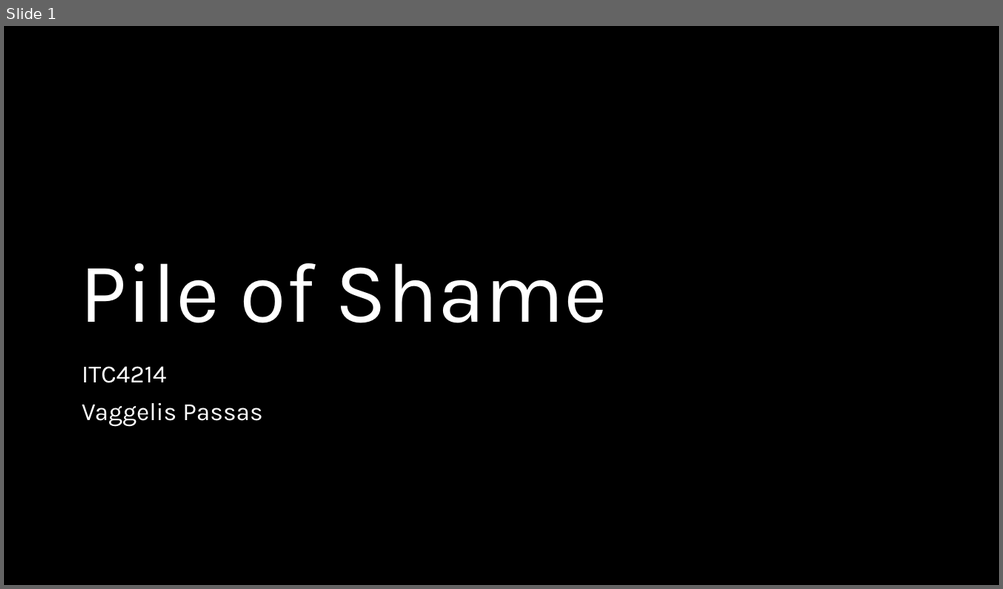
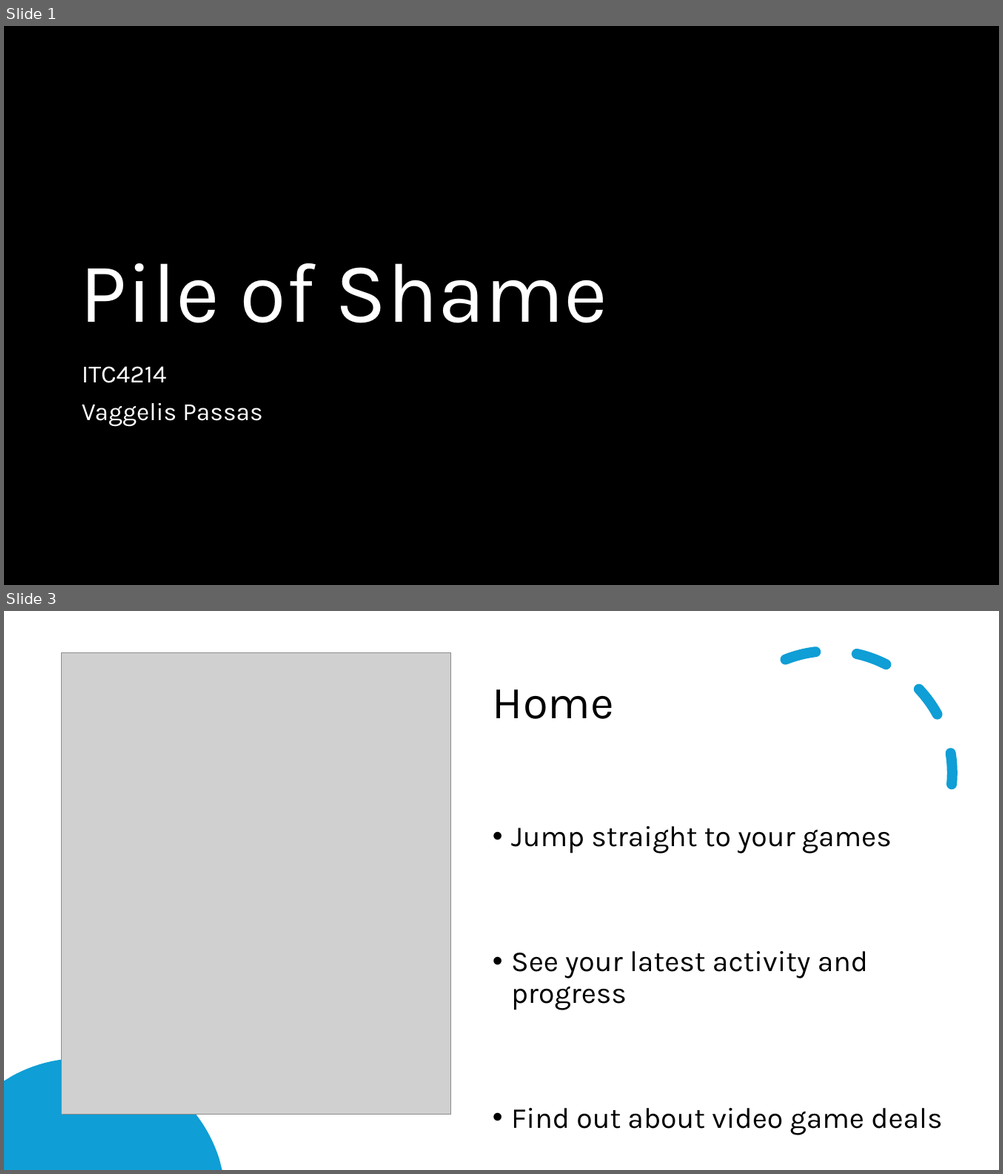
Before and after one commit to VPassas/ITC4214-PileOfShame, a slide deck: PileOfShame-Presentation.pptx. Shown one above the other, each under a label of ours: slide 1 before the commit, slides 1 and 3 after it; the slides between them are not shown. The pictures are 1003x589 and 1003x1174 pixels, drawn with LibreOffice and Linux fonts; fonts in the diff are those of the drawing; grey boxes stand for pictures; background and template pictures are left out; a plain dark background stands for a picture behind light text. Boxes give left, top, right and bottom in pixels: in the first picture for what was removed or moved away, otherwise in the second. Text is boxed around its words. In the diff, an @@ line names an element or a change of style, - is before the commit and + after.

```diff
--- a/PileOfShame-Presentation.pptx
+++ b/PileOfShame-Presentation.pptx
@@ slide 3 added at <box>4,611,999,1170</box>, background #FFFFFF @@
@@ arc (boxed as its full ellipse) added at <box>669,612,991,934</box>, outline #0F9ED5 10 pt dashed @@
@@ picture added at <box>62,652,451,1116</box> @@
@@ title added at <box>492,689,614,719</box>, 44 pt, text #000000 @@
+Home
@@ text added at <box>511,826,942,1136</box>, 28 pt, text #000000 @@
+• Jump straight to your games
+• See your latest activity and progress
+• Find out about video game deals
@@ freeform shape added at <box>4,1059,222,1170</box>, fill #0F9ED5 @@
```
Also in this commit, not shown: 1 slide changed, 4 other slides added, 10 slides removed, 4 other files.
